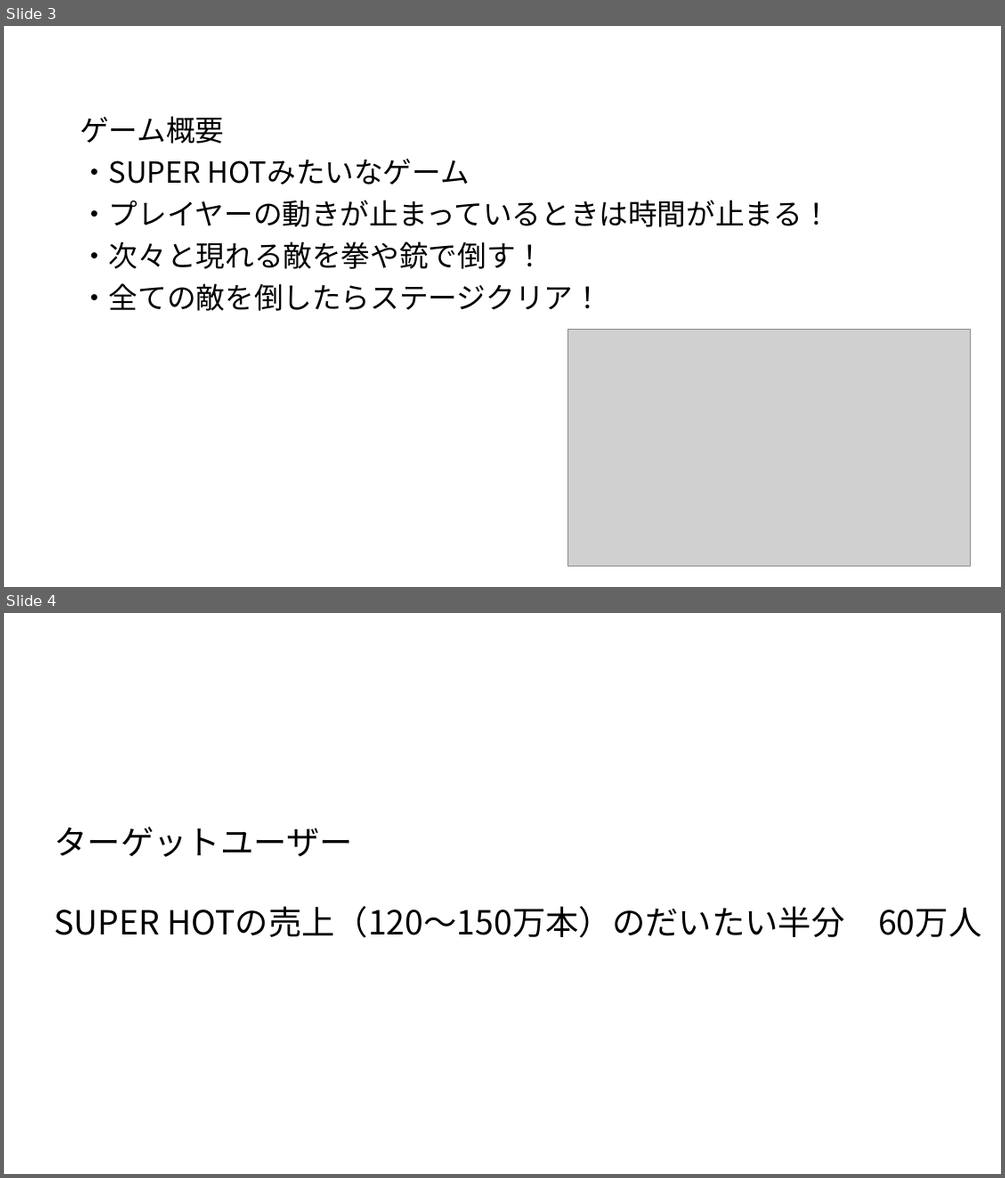
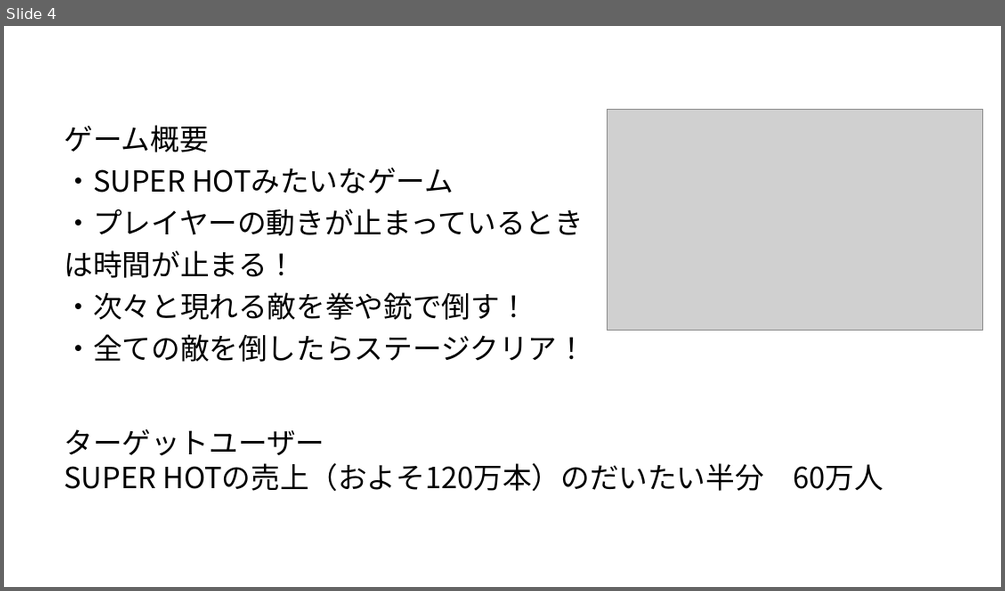
Before and after one commit to kubotananato/koukiteam, a slide deck: 企画書.pptx. Shown one above the other, each under a label of ours: slides 3 and 4 before the commit, slide 4 after it. The pictures are 1005x1178 and 1005x591 pixels, drawn with LibreOffice and Linux fonts; fonts in the diff are those of the drawing; grey boxes stand for pictures. Boxes give left, top, right and bottom in pixels: in the first picture for what was removed or moved away, otherwise in the second. Text is boxed around its words. In the diff, an @@ line names an element or a change of style, - is before the commit and + after.

```diff
--- a/企画書.pptx
+++ b/企画書.pptx
@@ slide 4 removed at box(4, 613, 1001, 1174), background #FFFFFF @@
@@ text removed at box(54, 827, 981, 938) @@
-ターゲットユーザー
-SUPER HOTの売上（120～150万本）のだいたい半分 60万人
@@ what was slide 3 is now slide 4 @@
@@ slide 4 changed as well @@
@@ text "ゲーム概要": place and size @@
-text "ゲーム概要" at box(80, 116, 831, 311)
+text "ゲーム概要" at box(65, 125, 587, 362)
@@ picture: place and size @@
-picture at box(568, 329, 971, 566)
+picture at box(607, 110, 982, 330)
@@ text at box(65, 208, 583, 278): text changed @@
-・プレイヤーの動きが止まっているときは時間が止まる！
+・プレイヤーの動きが止まっているとき
+は時間が止まる！
@@ text added at box(64, 429, 882, 491), 28 pt, text #000000 @@
+ターゲットユーザー
+SUPER HOTの売上（およそ120万本）のだいたい半分 60万人
```
Also in this commit, not shown: 2 other slides changed, 1 slide added.
